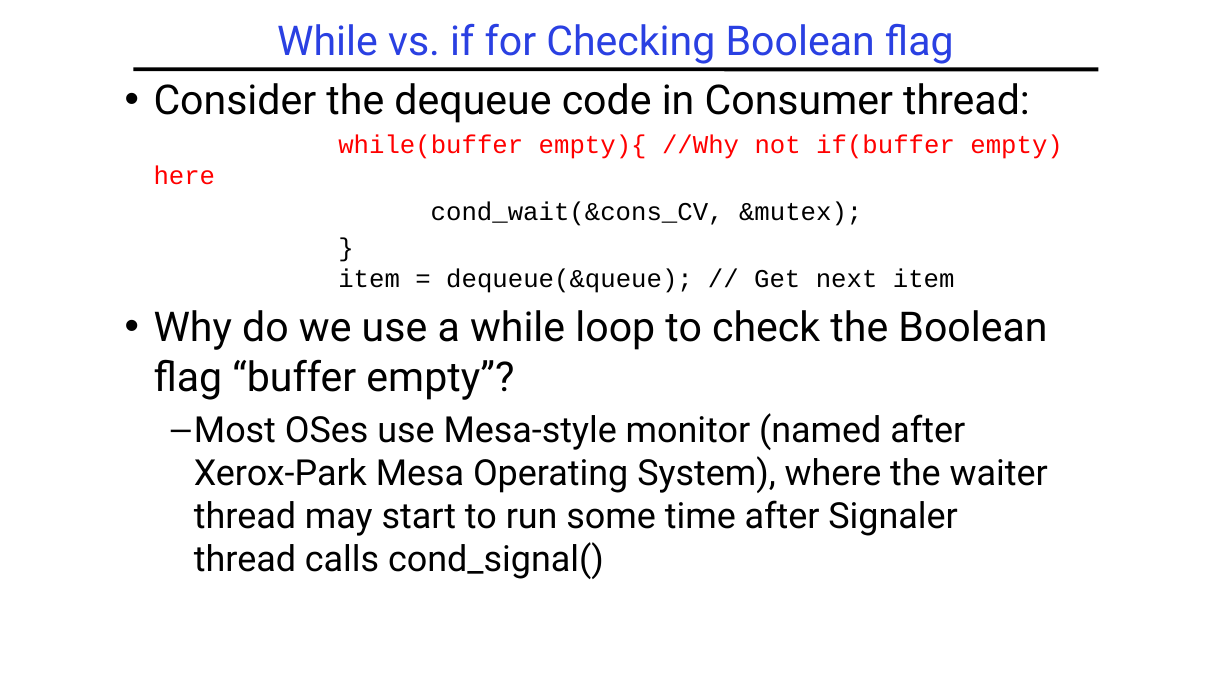
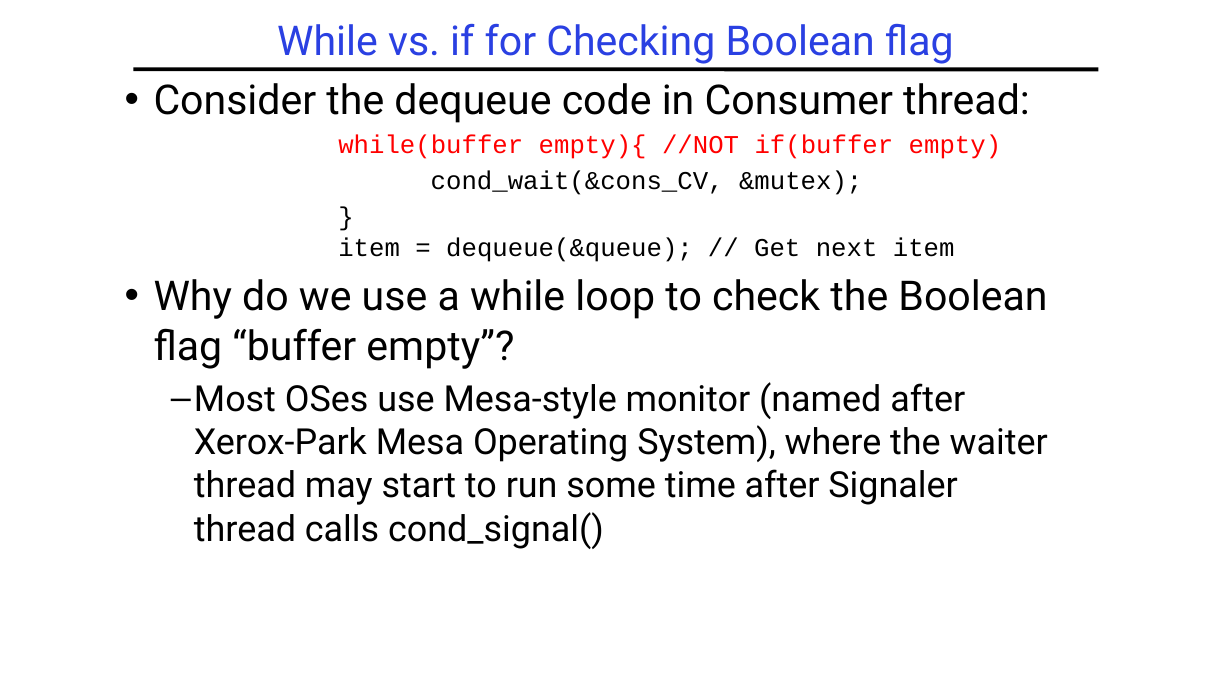
Before and after one commit to guhofstra/CSC256Fa25, a slide deck: slide 39 of PPTs/L3-Synchronization.pptx. Drawn at 1232x693 pixels with LibreOffice and Linux fonts; fonts in the diff are those of the drawing. Boxes give left, top, right and bottom in pixels: in the first picture for what was removed or moved away, otherwise in the second. Text is boxed around its words. In the diff, an @@ line names an element or a change of style, - is before the commit and + after.

```diff
--- a/PPTs/L3-Synchronization.pptx
+++ b/PPTs/L3-Synchronization.pptx
@@ text at <box>338,135,1001,159</box>: text changed @@
-while(buffer empty){ //Why not if(buffer empty) here
+while(buffer empty){ //NOT if(buffer empty)
```
Also in this commit, not shown: 3 other slides changed, 11 other files.
